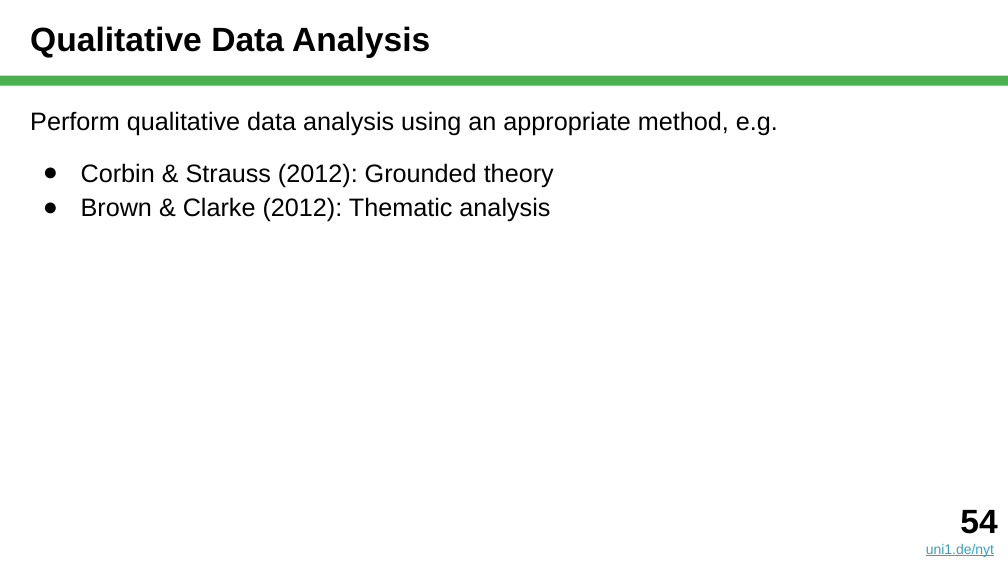
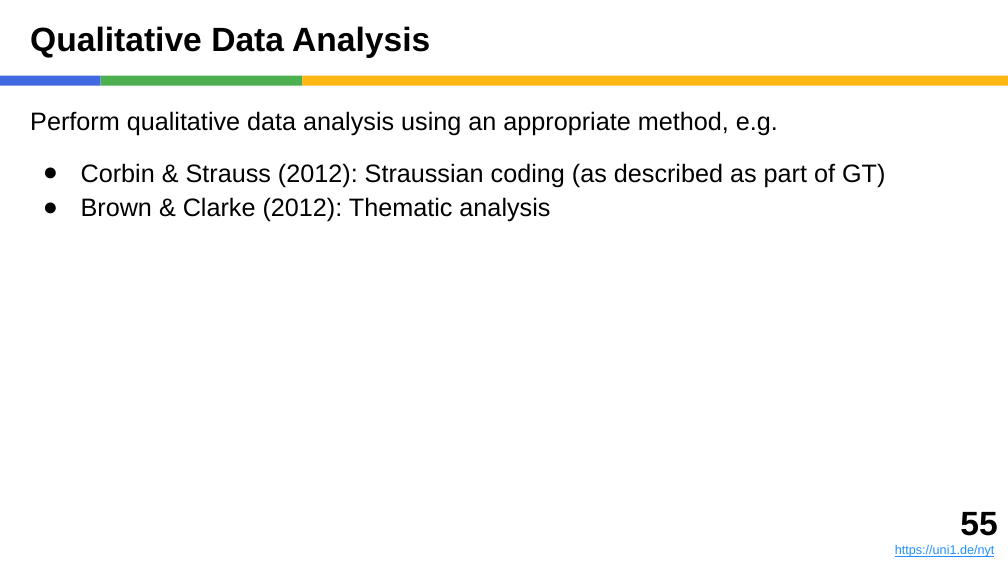
Before and after one commit to dirkriehle/nyt-course, a slide deck: slide 55 of Lecture slides/NYT C02 - Systematic Reviews.pptx (slide 54 before the commit). Drawn at 1008x567 pixels with LibreOffice and Linux fonts; fonts in the diff are those of the drawing. Boxes give left, top, right and bottom in pixels: in the first picture for what was removed or moved away, otherwise in the second. Text is boxed around its words. In the diff, an @@ line names an element or a change of style, - is before the commit and + after.

```diff
--- a/Lecture slides/NYT C02 - Systematic Reviews.pptx
+++ b/Lecture slides/NYT C02 - Systematic Reviews.pptx
@@ rectangle added at [0, 76, 101, 86], fill #4169E1 @@
@@ rectangle added at [101, 76, 302, 86], fill #4CAF50 @@
@@ rectangle: place and size @@
-rectangle at [0, 76, 1008, 86]
+rectangle at [302, 76, 1008, 86]
@@ rectangle at [302, 76, 1008, 86]: fill #4CAF50 to #FEB612 @@
@@ text at [81, 163, 885, 187]: text changed @@
-● Corbin & Strauss (2012): Grounded theory
+● Corbin & Strauss (2012): Straussian coding (as described as part of GT)
@@ text at [895, 512, 997, 557]: text changed; size 10 to 9 pt; text colour #34A3C5 to #1E90FF @@
-54
-uni1.de/nyt
+55
+https://uni1.de/nyt
```
Also in this commit, not shown: 54 other slides changed, 1 slide added, 3 other files.
